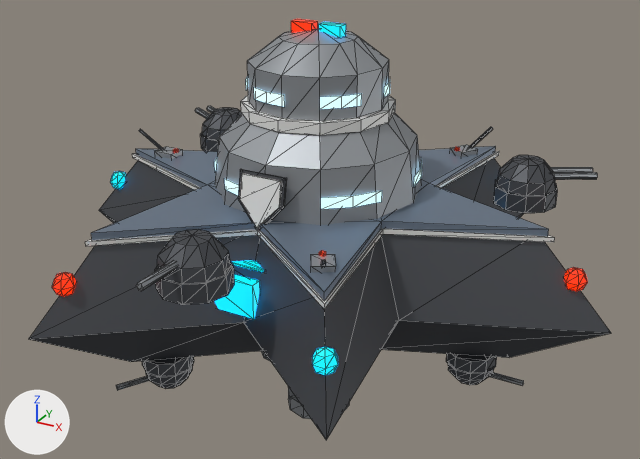
The glTF model godot/assets/stations/police_station.glb, before and after one commit.
Before and after are seen from a 50 mm lens placed at (1.316, -2.352, 1.2), pointed at (0.013, 0.016, 0.017). The axes (+X, +Y, +Z) are drawn at lower left. The lights are the same throughout. The older version comes first. Mesh edges are drawn as thin lines. Where no turn or scale is listed for an object, it has been applied to the vertices. Vertices at exactly the same position are counted once.

The first picture shows 'police_station'.
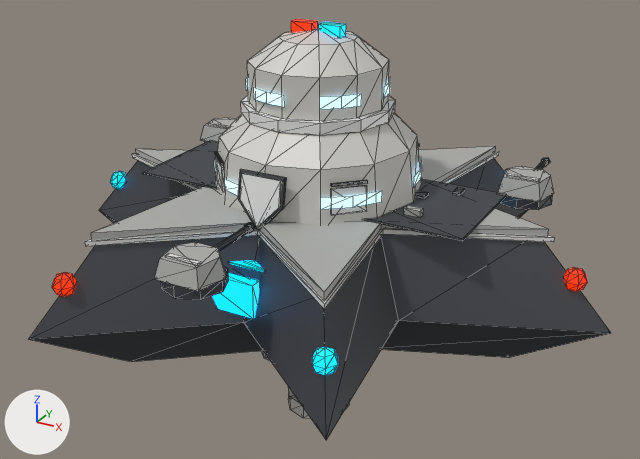
The newer file is also rescaled (x1.026), turned or shifted as a whole; pictures and numbers use the older file's frame.

Boxes [x1, y1, x2, y2] around the edits, measured in the pictures (640 x 459 px):
'Turret_2', added
    after: [154, 222, 256, 300]
    faces in mat_shippanel (grey #b5b5b1): [154, 242, 226, 291]
    faces in mat_hulldark (dark grey #4d5055): [161, 222, 256, 300]
    faces in mat_accent (white #e7e7e5): [165, 253, 202, 265]
'Turret_0', added
    after: [497, 157, 554, 210]
    faces in mat_shippanel (grey #b5b5b1): [497, 166, 554, 202]
    faces in mat_hulldark (dark grey #4d5055): [499, 157, 553, 210]
'Turret_1', added
    after: [200, 118, 236, 143]
    faces in mat_shippanel (grey #b5b5b1): [200, 118, 236, 142]
part 1 of me_police_station, added
    after: [142, 140, 507, 241]
part 2 of me_police_station, added
    after: [453, 187, 465, 195]
part 3 of me_police_station, added
    after: [415, 190, 429, 198]
part 4 of me_police_station, added
    after: [404, 205, 424, 218]
part 5 of me_police_station, deleted
    before: [116, 106, 597, 390]
part 6 of me_police_station, built on
    before: [238, 169, 287, 231]
    after: [215, 143, 420, 231]
part 7 of me_police_station, recoloured (greyish blue to grey)
    both: [91, 146, 549, 301]
part 8 of me_police_station, recoloured (grey to light grey)
    both: [215, 28, 421, 419]

The change, as a list of edits to the scene's bpy script:
```text
Add mat_shiphull:
    mat_shiphull = principled_material('ShipHull')
    mat_shiphull.base_color = (0.64, 0.63, 0.59)  # light grey #d1d0ca
    mat_shiphull.metallic = 0.15
    mat_shiphull.roughness = 0.58
Add mat_shippanel:
    mat_shippanel = principled_material('ShipPanel')
    mat_shippanel.base_color = (0.46, 0.46, 0.44)  # grey #b5b5b1
    mat_shippanel.metallic = 0.2
    mat_shippanel.roughness = 0.58
Change me_police_station:
    used by ob_police_station; location = (0.0, 0.0, 0.0)
    remove me_police_station.from_pydata(...)  # 1293 vertices, 2126 faces; spans x -0.97..0.97, y -0.87..0.87, z -0.69..0.69
    add me_police_station.from_pydata(...)  # 839 vertices, 1366 faces; spans x -0.97..0.97, y -0.82..0.87, z -0.69..0.69
    me_police_station part 1: a new loose piece, a box spanning x -0.5702..0.5702, y -0.1685..0.2266, z 0.1688..0.1748, in mat_hulldark (dark grey #4d5055)
    me_police_station part 2: a new loose piece, a box spanning x 0.4215..0.4453, y 0.1443..0.1869, z 0.1755..0.1854, in mat_hulldark (dark grey #4d5055)
    me_police_station part 3: a new loose piece, a box spanning x 0.2947..0.3568, y 0.0663..0.1009, z 0.1755..0.1847, in mat_hulldark (dark grey #4d5055)
    me_police_station part 4: a new loose piece, a box spanning x 0.353..0.406, y -0.083..-0.058, z 0.175..0.197, in mat_shippanel (grey #b5b5b1)
    me_police_station part 5: 38 loose pieces with 558 vertices, spanning x -0.8..0.8, y -0.87..0.67, z -0.41..0.25, are deleted
    me_police_station part 6
    42 faces are deleted
    48 vertices are added at x -0.27..0.27, y -0.24..0.3, z 0.2..0.29
    16 new vertices lie (0.0, 0.0, 0.08) away from vertices in x -0.27..0.27, y -0.24..0.3, z 0.2
    74 new faces join them, mat_hulldark (dark grey #4d5055)
    64 new faces join them, mat_accent (white #e7e7e5)
    me_police_station part 7: 44 faces spanning x -0.76..0.76, y -0.63..0.69, z 0.15..0.17 switch from mat_steel (greyish blue #768495) to mat_shippanel (grey #b5b5b1)
    me_police_station part 8: 308 faces spanning x -0.34..0.34, y -0.31..0.37, z -0.68..0.68 switch from mat_hull (grey #9ba0a4) to mat_shiphull (light grey #d1d0ca)
    other edits to the shape of me_police_station do not show in these pictures
Add me_turret_2:
    me_turret_2.from_pydata(...)  # 56 vertices, 92 faces; spans x -0.09..0.09, y -0.09..0.284, z 0.0..0.097
    # faces by material slot: [60, 20, 12]
    me_turret_2.materials.append(mat_hulldark)  # dark grey #4d5055
    me_turret_2.materials.append(mat_shippanel)  # grey #b5b5b1
    me_turret_2.materials.append(mat_accent)  # white #e7e7e5
Add me_turret_1:
    me_turret_1.from_pydata(...)  # 56 vertices, 92 faces; spans x -0.09..0.09, y -0.09..0.237, z 0.0..0.097
    # faces by material slot: [60, 20, 12]
    me_turret_1.materials.append(mat_hulldark)  # dark grey #4d5055
    me_turret_1.materials.append(mat_shippanel)  # grey #b5b5b1
    me_turret_1.materials.append(mat_accent)  # white #e7e7e5
Add ob_turret_2:
    ob_turret_2 = bpy.data.objects.new('Turret_2', me_turret_2)
    ob_turret_2.location = (0.0, -0.653, 0.11)
Add ob_turret_1:
    ob_turret_1 = bpy.data.objects.new('Turret_1', me_turret_1)
    ob_turret_1.location = (-0.591, 0.37, 0.11)
Add ob_turret_0:
    ob_turret_0 = bpy.data.objects.new('Turret_0', me_turret_1.copy())
    ob_turret_0.location = (0.591, 0.37, 0.11)
```
